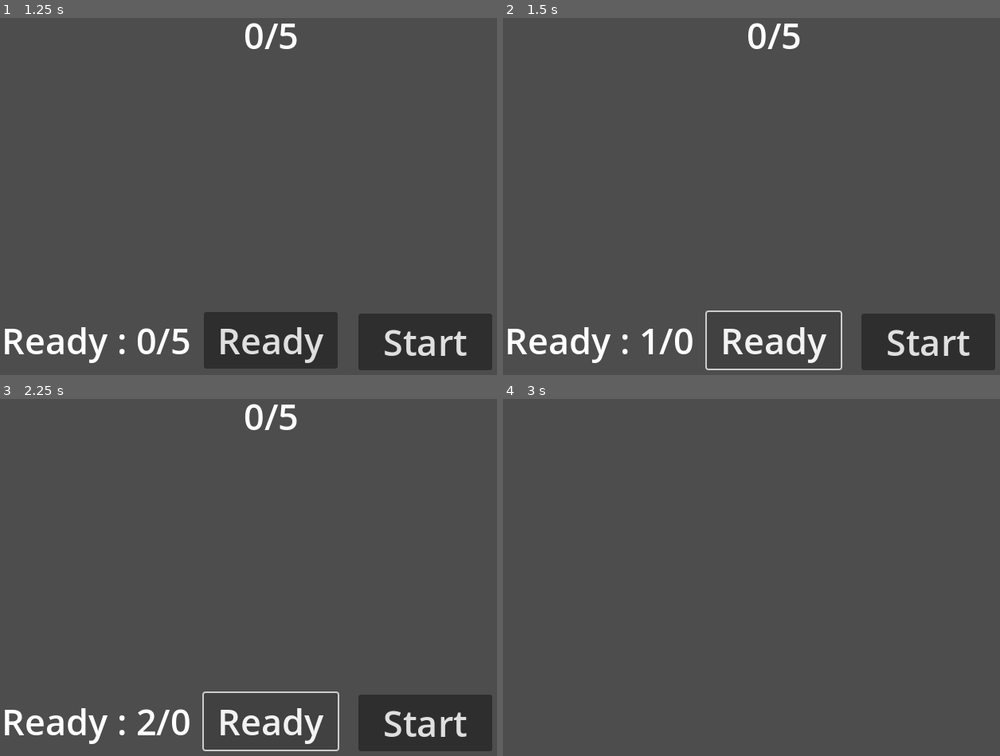
Above: before the commit, frames 1-4 (two rows, left to right).
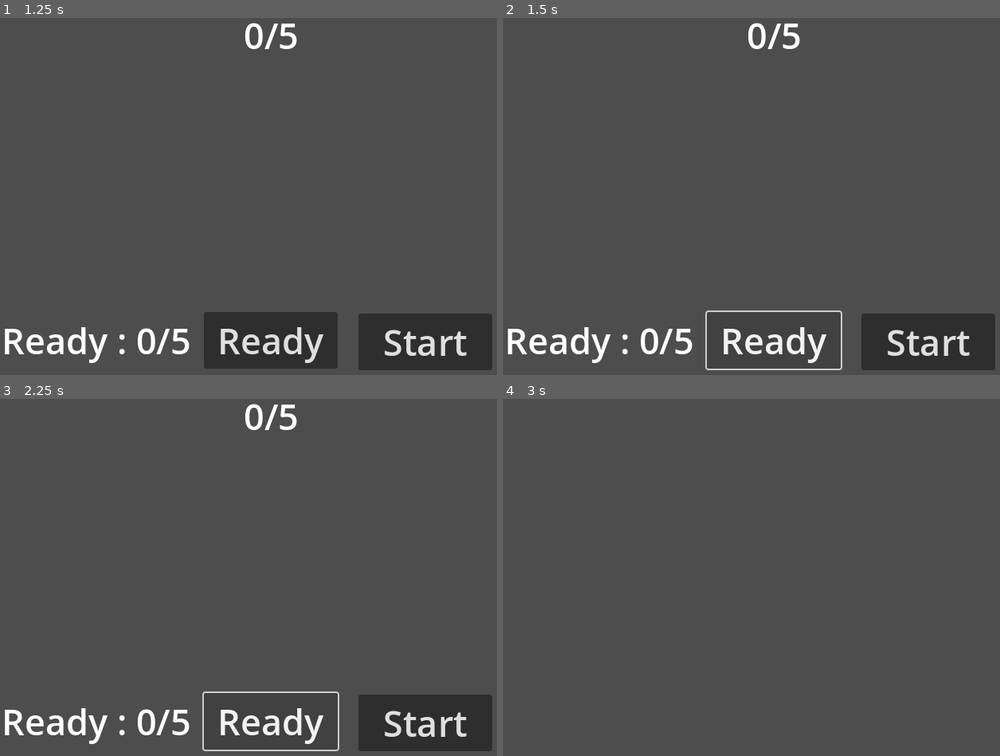
Above: after the commit, the same moments.

Repository: har3nz/MultiplayerDnD
Game: Godot game, scene res://scenes/room.tscn
Two runs of this game, one before a commit and one after it. Both use one fixed random seed, a clock stepped at 60 frames per second and the inputs below. The engine's default icon, where the game draws it, is replaced by a stand-in: a white triangle on a blue panel in a dark square.
Inputs:
- Up to frame 1 (1.25 s): click "Host" at 0.5 s
- Up to frame 2 (1.5 s): click "Ready" at 1.25 s
- Up to frame 3 (2.25 s): click "Ready" at 2 s
- Up to frame 4 (3 s): click "Start" at 2.75 s

Frame 1 is identical in both runs. In frame 2, 0.3% of the frame differs, in the area x 27-39%, y 86-95%; in frame 3, 0.2%; in frame 4, nothing differs.

Commit message:
less broken rooms but world changing broken

Diff:
--- a/scripts/waiting_room.gd
+++ b/scripts/waiting_room.gd
@@ -34,7 +34,7 @@
 	ready_count_int += 1
 	rpc("update_ready_count", ready_count_int)
 
-@rpc("any_peer", "call_remote", "reliable")
+@rpc("any_peer", "call_local", "reliable")
 func update_player_list(new_players: Array) -> void:
 	players = new_players
 	plr_count.text = "%d/5" % players.size()
@@ -49,7 +49,7 @@
 	ready_count.text = "Ready : %d/%d" % [ready_count_int, players.size()]
 
 
-@rpc("any_peer", "call_local", "reliable")
+@rpc("any_peer", "call_remote", "reliable")
 func update_ready_count(new_value: int) -> void:
 	ready_count_int = new_value
 	ready_count.text = "Ready : %d/%d" % [ready_count_int, players.size()]
@@ -65,6 +65,6 @@
 		var id = int(plr_name.replace("Player ", ""))
 		GlobalMultiplayerSpawner.init(id)
 
-@rpc("any_peer", "call_remote", "reliable")
+@rpc("any_peer", "call_local", "reliable")
 func go_to_world_scene() -> void:
 	get_tree().change_scene_to_file("res://scenes/world.tscn")
